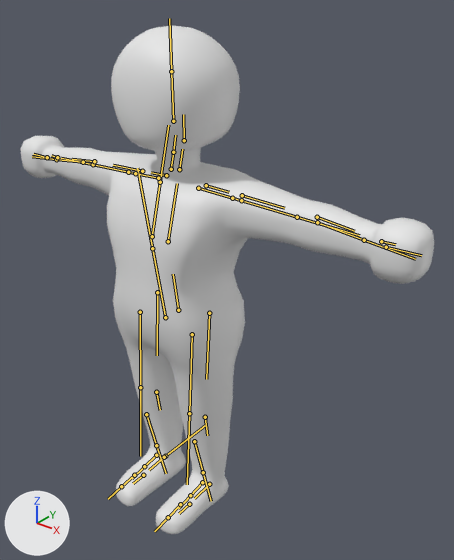
A saved change to the FBX model Assets/Models/baseBody.fbx.
The view is the same before and after, from a camera (50 mm lens) standing at (6.08, -6.46, 8.34) and looking at (0.58, 0.41, 4.08). The lights are fixed; the arrows at lower left show +X, +Y and +Z. The picture after the commit comes second. The bones that change, and the others that lie on the model, are drawn over the model as lines.

Names of what the first picture shows: 'body'.
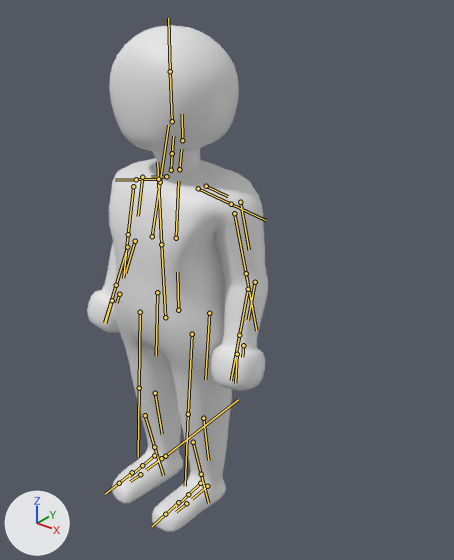
The newer file adds an action. The first version stands in its rest pose; the second is drawn at frame 1 of the action 'Character|CharacterAction'.

The change in detail:
Bone 'neckGuide' (bone_neckguide) turns from (0, 0, 0) to (6, 0, -1) degrees about its own x, y and z.
Bone 'headGuide' (bone_headguide) turns from (0, 0, 0) to (-5, 1, 0) degrees about its own x, y and z.
Bone 'shoulderGuide.L' (bone_shoulderguide_l) moves from (0.0, 0.0, 0.0) to (0.01, 0.0, 0.0).
Bone 'shoulderGuide.L' (bone_shoulderguide_l) turns from (0, 0, 0) to (-2, 0, -8) degrees about its own x, y and z.
Bone 'upperArmGuide.L' (bone_upperarmguide_l) turns from (0, 0, 0) to (-65, 5, 5) degrees about its own x, y and z.
Bone 'forearmGuide.L' (bone_forearmguide_l) turns from (0, 0, 0) to (-8, 1, -18) degrees about its own x, y and z.
Bone 'shoulderGuide.R' (bone_shoulderguide_r) moves from (0.0, 0.0, 0.0) to (-0.01, 0.0, 0.0).
Bone 'shoulderGuide.R' (bone_shoulderguide_r) turns from (0, 0, 0) to (-2, 0, 8) degrees about its own x, y and z.
Bone 'upperArmGuide.R' (bone_upperarmguide_r) turns from (0, 0, 0) to (-65, -5, -5) degrees about its own x, y and z.
Bone 'forearmGuide.R' (bone_forearmguide_r) turns from (0, 0, 0) to (-8, -1, 18) degrees about its own x, y and z.
Bone 'thighGuide.L' (bone_thighguide_l) turns from (0, 0, 0) to (0, 0, -1) degrees about its own x, y and z.
Bone 'footGuide.L' (bone_footguide_l) turns from (0, 0, 0) to (0, 0, -5) degrees about its own x, y and z.
Bone 'thighGuide.R' (bone_thighguide_r) turns from (0, 0, 0) to (0, 0, 1) degrees about its own x, y and z.
Bone 'footGuide.R' (bone_footguide_r) turns from (0, 0, 0) to (0, 0, 5) degrees about its own x, y and z.

What differs and where, as boxes [x1, y1, x2, y2] in the pictures (454 x 560 px):
'body', posed (56% narrower): before [21, 26, 434, 534]; after [87, 25, 268, 532]
bone 'neckGuide', root to tip: before (179, 169) to (182, 149); after (179, 169) to (181, 149)
bone 'headGuide', root to tip: before (184, 140) to (183, 114); after (182, 140) to (182, 114)
bone 'shoulderGuide.L', root to tip: before (206, 185) to (229, 192); after (206, 186) to (228, 196)
bone 'upperArmGuide.L', root to tip: before (242, 195) to (284, 208); after (240, 202) to (249, 250)
bone 'forearmGuide.L', root to tip: before (317, 217) to (354, 231); after (255, 282) to (248, 320)
bone 'shoulderGuide.R', root to tip: before (166, 175) to (151, 172); after (166, 176) to (151, 177)
bone 'upperArmGuide.R', root to tip: before (142, 171) to (113, 165); after (142, 177) to (138, 216)
bone 'forearmGuide.R', root to tip: before (94, 161) to (72, 159); after (135, 241) to (125, 273)
bone 'thighGuide.L', root to tip: before (209, 313) to (206, 379); after (209, 313) to (205, 379)
bone 'footGuide.L', root to tip: before (209, 484) to (194, 498); after (207, 486) to (192, 499)
bone 'thighGuide.R', root to tip: before (157, 292) to (157, 355); after (157, 292) to (156, 356)
bone 'footGuide.R', root to tip: before (164, 457) to (149, 470); after (161, 458) to (146, 470)
